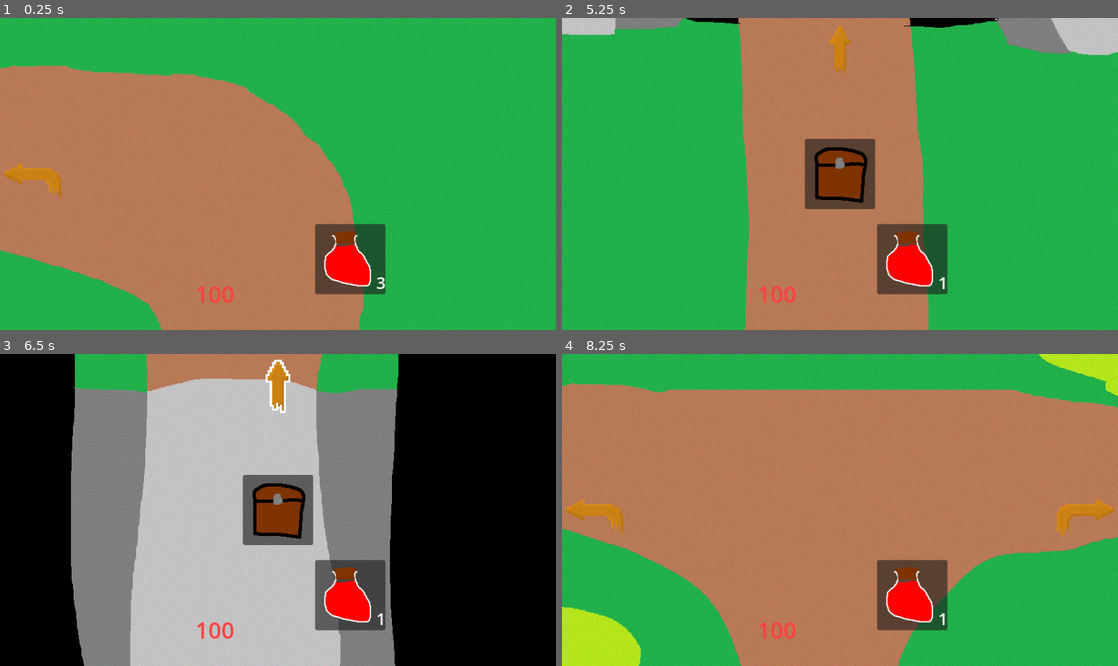
Above: before the commit, frames 1-4 (two rows, left to right).
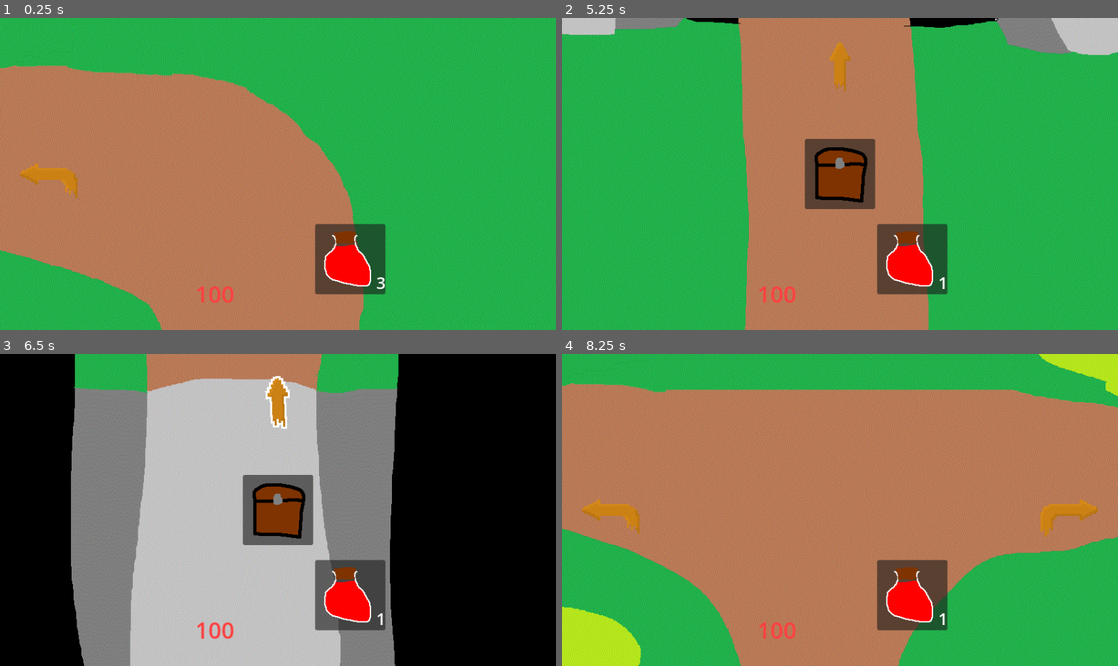
Above: after the commit, the same moments.

Repository: PurplikDev/rise-of-todmoldren-recreation
Game: Godot game, scene res://game.tscn
Two runs of this game, one before a commit and one after it. Both use one fixed random seed, a clock stepped at 60 frames per second and the inputs below. The engine's default icon, where the game draws it, is replaced by a stand-in: a white triangle on a blue panel in a dark square.
Inputs (mouse positions are in pixels of both pictures, inside the frame that each line leads up to):
- Up to frame 1 (0.25 s): no input
- Up to frame 2 (5.25 s): click "left" at 0.5 s; click "left" at 1.25 s; click "3" at 2 s; click "2" at 2.75 s; click "1" at 3.5 s; click (840, 174) at 4.25 s; click "left" at 5 s
- Up to frame 3 (6.5 s): click "left" at 5.75 s
- Up to frame 4 (8.25 s): click "1" at 6.5 s; click (840, 510) at 7.25 s; click "left" at 8 s

The runs differ from the first frame. In frame 1, 0.5% of the frame differs, in the area x 0-14%, y 46-58%; in frame 2, 0.3%; in frame 3, 0.5%; in frame 4, 1.0%, in the area x 0-100%, y 46-59%.

Commit message:
fancy button animation thingy

Diff:
--- /dev/null
+++ b/button.gd
@@ -0,0 +1,18 @@
+extends Button
+
+var is_hovered: bool = false
+var ticks: float
+
+# Called when the node enters the scene tree for the first time.
+func _ready():
+	mouse_entered.connect(func(): is_hovered = true)
+	mouse_exited.connect(func(): is_hovered = false)
+
+
+# Called every frame. 'delta' is the elapsed time since the previous frame.
+func _process(delta):
+	if is_hovered:
+		ticks += delta * 2.5
+		rotation_degrees = sin(ticks) * 5
+	else:
+		rotation_degrees = 0
--- a/dungeon.gd
+++ b/dungeon.gd
@@ -8,6 +8,8 @@
 @onready var left_button = %LeftButton
 @onready var up_button = %UpButton
 @onready var right_button = %RightButton
+
+@onready var color_screen = %ColorScreen
 
 @export var forest_pieces: Array[DungeonPiece]
 @export var cave_pieces: Array[DungeonPiece]
@@ -25,6 +27,9 @@
 	update_interface()
 
 func proceed_dungeon():
+	var transition_tween = get_tree().create_tween()
+	transition_tween.tween_property(color_screen, "self_modulate", Color(1.0, 1.0, 1.0, 0.0), 1.5)
+
 	if current_piece.is_transition:
 		is_cave = !is_cave
 
--- a/game.tscn
+++ b/game.tscn
@@ -25,6 +25,7 @@
 [ext_resource type="Texture2D" uid="uid://wxxksgh6pbce" path="res://assets/icons/path_right_pressed.png" id="17_j503r"]
 [ext_resource type="Texture2D" uid="uid://bt4naqx7wt7v3" path="res://assets/chest1.png" id="17_vvxuc"]
 [ext_resource type="Script" path="res://chest.gd" id="18_53nvr"]
+[ext_resource type="Script" path="res://button.gd" id="18_m6gns"]
 [ext_resource type="Script" path="res://game_over.gd" id="18_s53gm"]
 [ext_resource type="Texture2D" uid="uid://coks15k7ll6tq" path="res://assets/icons/path_up.png" id="20_3mefq"]
 [ext_resource type="Texture2D" uid="uid://dw2fenvoit5e0" path="res://assets/icons/path_up_pressed.png" id="21_yjpxj"]
@@ -84,10 +85,12 @@
 anchors_preset = 4
 anchor_top = 0.5
 anchor_bottom = 0.5
+offset_left = 25.0
 offset_top = -50.0
-offset_right = 100.0
+offset_right = 125.0
 offset_bottom = 50.0
 grow_vertical = 2
+pivot_offset = Vector2(50, 50)
 theme_override_styles/normal = SubResource("StyleBoxTexture_u5jxq")
 theme_override_styles/hover = SubResource("StyleBoxTexture_cqrnr")
 theme_override_styles/pressed = SubResource("StyleBoxTexture_cqrnr")
@@ -95,6 +98,7 @@
 text = "left"
 icon_alignment = 1
 expand_icon = true
+script = ExtResource("18_m6gns")
 
 [node name="RightButton" type="Button" parent="Dungeon/CanvasLayer/Control"]
 unique_name_in_owner = true
@@ -104,11 +108,13 @@
 anchor_top = 0.5
 anchor_right = 1.0
 anchor_bottom = 0.5
-offset_left = -100.0
+offset_left = -125.0
 offset_top = -50.0
+offset_right = -25.0
 offset_bottom = 50.0
 grow_horizontal = 0
 grow_vertical = 2
+pivot_offset = Vector2(50, 50)
 theme_override_styles/normal = SubResource("StyleBoxTexture_vibsr")
 theme_override_styles/hover = SubResource("StyleBoxTexture_1uxyf")
 theme_override_styles/pressed = SubResource("StyleBoxTexture_1uxyf")
@@ -116,6 +122,7 @@
 text = "left"
 icon_alignment = 1
 expand_icon = true
+script = ExtResource("18_m6gns")
 
 [node name="UpButton" type="Button" parent="Dungeon/CanvasLayer/Control"]
 unique_name_in_owner = true
@@ -124,9 +131,11 @@
 anchor_left = 0.5
 anchor_right = 0.5
 offset_left = -50.0
+offset_top = 25.0
 offset_right = 50.0
-offset_bottom = 100.0
-grow_horizontal = 2
+offset_bottom = 125.0
+grow_horizontal = 2
+pivot_offset = Vector2(50, 50)
 theme_override_styles/normal = SubResource("StyleBoxTexture_y28t7")
 theme_override_styles/hover = SubResource("StyleBoxTexture_q4e8p")
 theme_override_styles/pressed = SubResource("StyleBoxTexture_q4e8p")
@@ -134,6 +143,21 @@
 text = "left"
 icon_alignment = 1
 expand_icon = true
+script = ExtResource("18_m6gns")
+
+[node name="ColorScreen" type="CanvasLayer" parent="Dungeon"]
+layer = 5
+
+[node name="ColorScreen" type="ColorRect" parent="Dungeon/ColorScreen"]
+unique_name_in_owner = true
+self_modulate = Color(1, 1, 1, 0)
+anchors_preset = 15
+anchor_right = 1.0
+anchor_bottom = 1.0
+grow_horizontal = 2
+grow_vertical = 2
+mouse_filter = 2
+color = Color(0.129412, 0.129412, 0.129412, 1)
 
 [node name="Character" type="Node" parent="."]
 script = ExtResource("1_lb0j3")
--- a/project.godot
+++ b/project.godot
@@ -19,6 +19,7 @@
 
 window/size/viewport_width=854
 window/size/viewport_height=480
+window/size/mode=3
 window/size/window_width_override=1920
 window/size/window_height_override=1080
 window/stretch/mode="viewport"
Not shown: 1 places in game.tscn that only renumber resources
